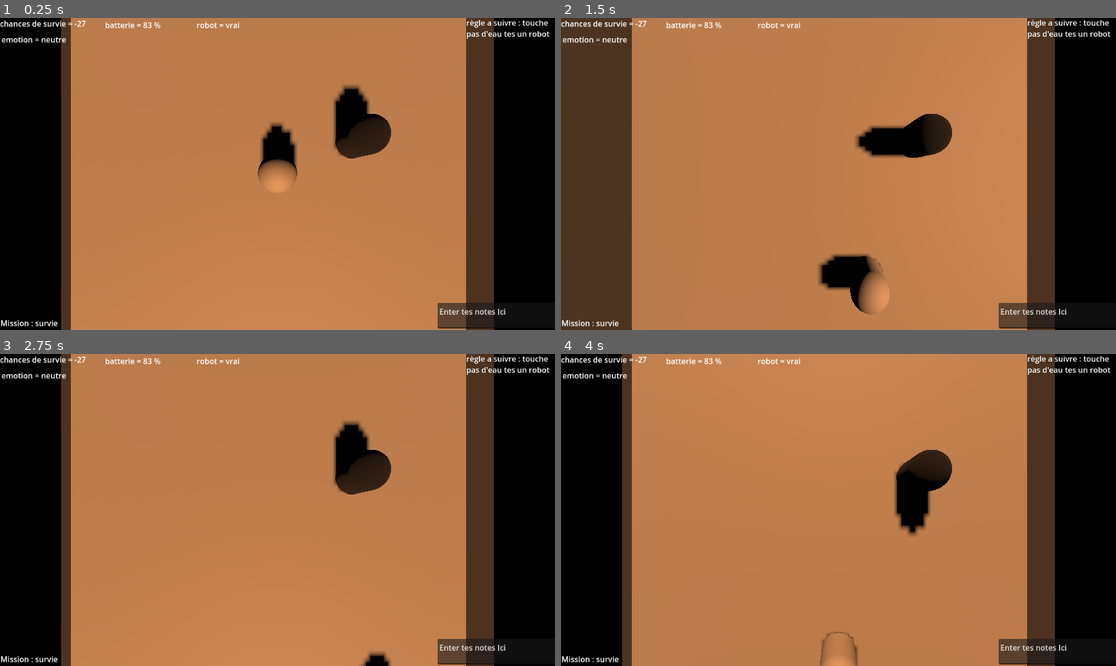
Above: before the commit, frames 1-4 (two rows, left to right).
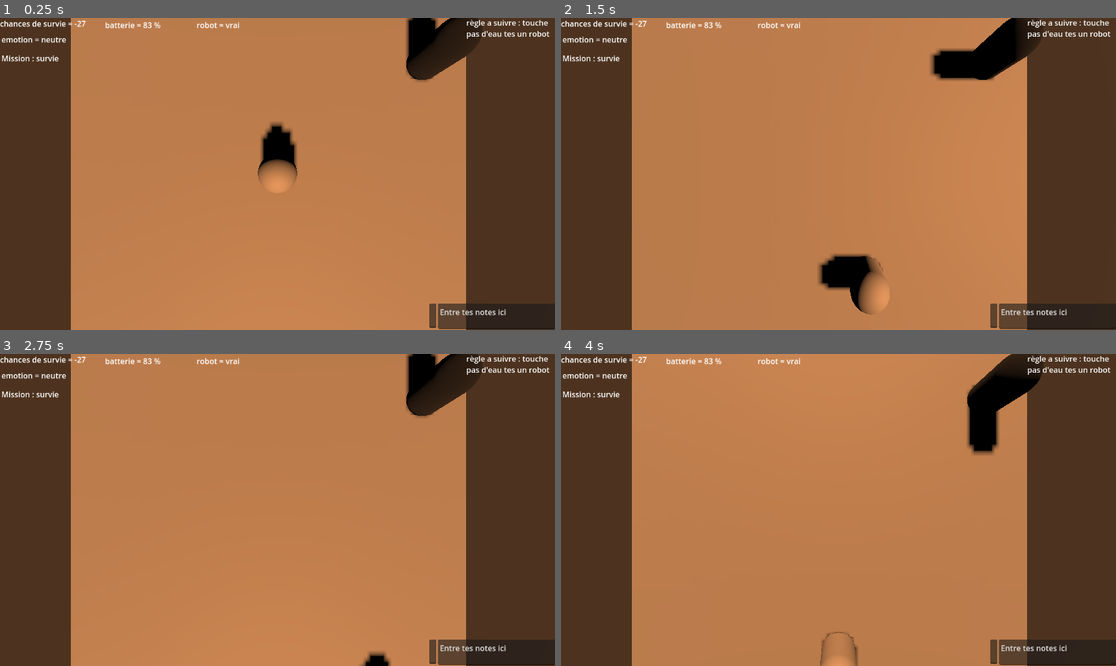
Above: after the commit, the same moments.

Repository: StudioXPEtudiant/25-26.QC.S.S2_Re_TV
Game: Godot game, scene res://Player.tscn
Same seed, same stepped clock (60 frames per second), same inputs: the game is played once before the commit and once after it. The project has no main scene, so this scene is started directly.
Inputs:
- Up to frame 1 (0.25 s): no input
- Up to frame 2 (1.5 s): tap Enter at 0.5 s; hold S (J1right) 0.53-1.28 s; hold D (J1down) from 1.28 s (still down)
- Up to frame 3 (2.75 s): release D (J1down) at 2.03 s; hold S (J1right) from 2.03 s (still down)
- Up to frame 4 (4 s): release S (J1right) at 2.78 s; hold A (J1up) 2.78-3.53 s; tap Space at 3.5 s; hold W (J1left) from 3.53 s (still down)

The runs differ from the first frame. In frame 1, 26% of the frame differs, in the area x 0-100%, y 0-100%; in frame 2, 15%; in frame 3, 26%; in frame 4, 26%.

Commit message:
Viseur bleu

Diff:
--- a/Player.tscn
+++ b/Player.tscn
@@ -23,6 +23,8 @@
 
 [sub_resource type="BoxMesh" id="BoxMesh_aaats"]
 
+[sub_resource type="CanvasItemMaterial" id="CanvasItemMaterial_kpjcp"]
+
 [sub_resource type="CapsuleMesh" id="CapsuleMesh_xhfnw"]
 
 [sub_resource type="StandardMaterial3D" id="StandardMaterial3D_kne1u"]
@@ -30,13 +32,17 @@
 disable_fog = true
 albedo_color = Color(0, 0, 0, 1)
 
+[sub_resource type="CanvasItemMaterial" id="CanvasItemMaterial_xhfnw"]
+
 [node name="Node3D" type="Node3D"]
 
 [node name="Camera3D" type="Camera3D" parent="."]
 transform = Transform3D(1, 0, 0, 0, -4.37114e-08, 1, 0, -1, -4.37114e-08, -0.27794, 3.30479, 0.00553894)
+rotation_edit_mode = 1
+doppler_tracking = 1
 
 [node name="MeshInstance3D" type="MeshInstance3D" parent="Camera3D"]
-transform = Transform3D(2.22849, 0, 0, 0, 3.92693, 0, 0, 0, 0.40581, 0, 3.67872e-08, -0.843028)
+transform = Transform3D(-9.74105e-08, -3.92693, 0, 2.22849, -1.71652e-07, 0, 0, 0, 0.40581, 0, 3.67872e-08, -0.843028)
 layers = 2
 mesh = SubResource("BoxMesh_xhfnw")
 surface_material_override/0 = SubResource("StandardMaterial3D_kpjcp")
@@ -77,7 +83,7 @@
 
 [node name="DirectionalLight3D" type="DirectionalLight3D" parent="."]
 transform = Transform3D(1, 0, 0, 0, -0.0258105, 0.999667, 0, -0.999667, -0.0258105, 0, 9.83195, 0)
-light_color = Color(1, 0.892893, 0.65337, 1)
+light_color = Color(0, 0.772549, 0.913725, 1)
 light_energy = 5.0
 light_negative = true
 
@@ -89,10 +95,10 @@
 text = "robot = vrai"
 
 [node name="RichTextLabel6" type="RichTextLabel" parent="."]
-offset_left = 1.0
-offset_top = 622.0
-offset_right = 129.0
-offset_bottom = 648.0
+offset_left = 3.0
+offset_top = 72.0
+offset_right = 131.0
+offset_bottom = 98.0
 text = "Mission : survie"
 
 [node name="RichTextLabel4" type="RichTextLabel" parent="."]
@@ -108,6 +114,7 @@
 text = "chances de survie = -27"
 
 [node name="RichTextLabel3" type="RichTextLabel" parent="."]
+material = SubResource("CanvasItemMaterial_kpjcp")
 offset_left = 968.0
 offset_top = -2.0
 offset_right = 1154.0
@@ -122,13 +129,20 @@
 text = "emotion = neutre"
 
 [node name="MeshInstance3D" type="MeshInstance3D" parent="."]
-transform = Transform3D(0.5, 0, 0, 0, 0.5, 0, 0, 0, 0.5, 0.843126, 0.539183, -0.481854)
+transform = Transform3D(0.5, 0, 0, 0, 0.5, 0, 0, 0, 0.5, 1.91223, 0.536536, -1.65638)
 mesh = SubResource("CapsuleMesh_xhfnw")
 surface_material_override/0 = SubResource("StandardMaterial3D_kne1u")
 
 [node name="TextEdit" type="TextEdit" parent="."]
-offset_left = 908.0
-offset_top = 592.0
-offset_right = 1152.0
-offset_bottom = 645.0
-text = "Enter tes notes Ici"
+offset_left = 909.0
+offset_top = 593.0
+offset_right = 1153.0
+offset_bottom = 646.0
+text = "Entre tes notes ici"
+
+[node name="TextEdit2" type="TextEdit" parent="."]
+material = SubResource("CanvasItemMaterial_xhfnw")
+offset_left = 891.0
+offset_top = 593.0
+offset_right = 906.0
+offset_bottom = 644.0
Not shown: 1 places in Player.tscn that only renumber resources
